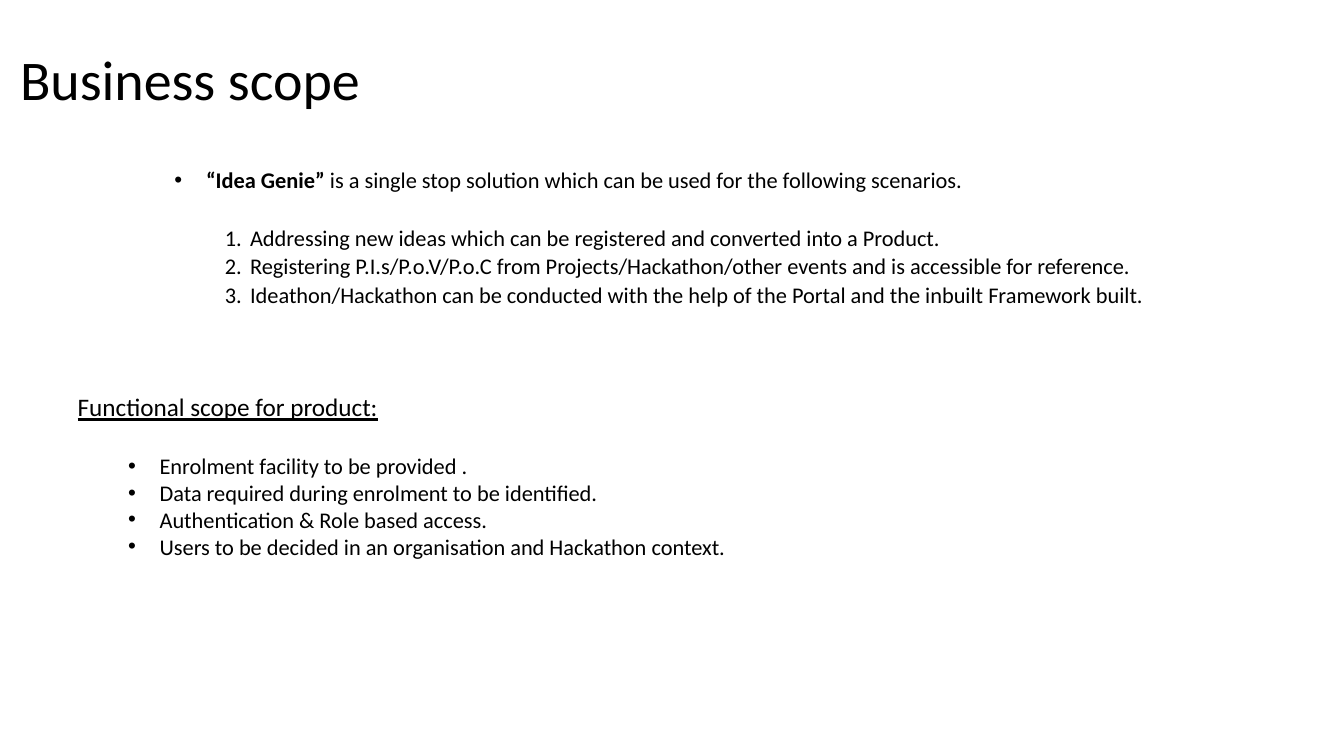
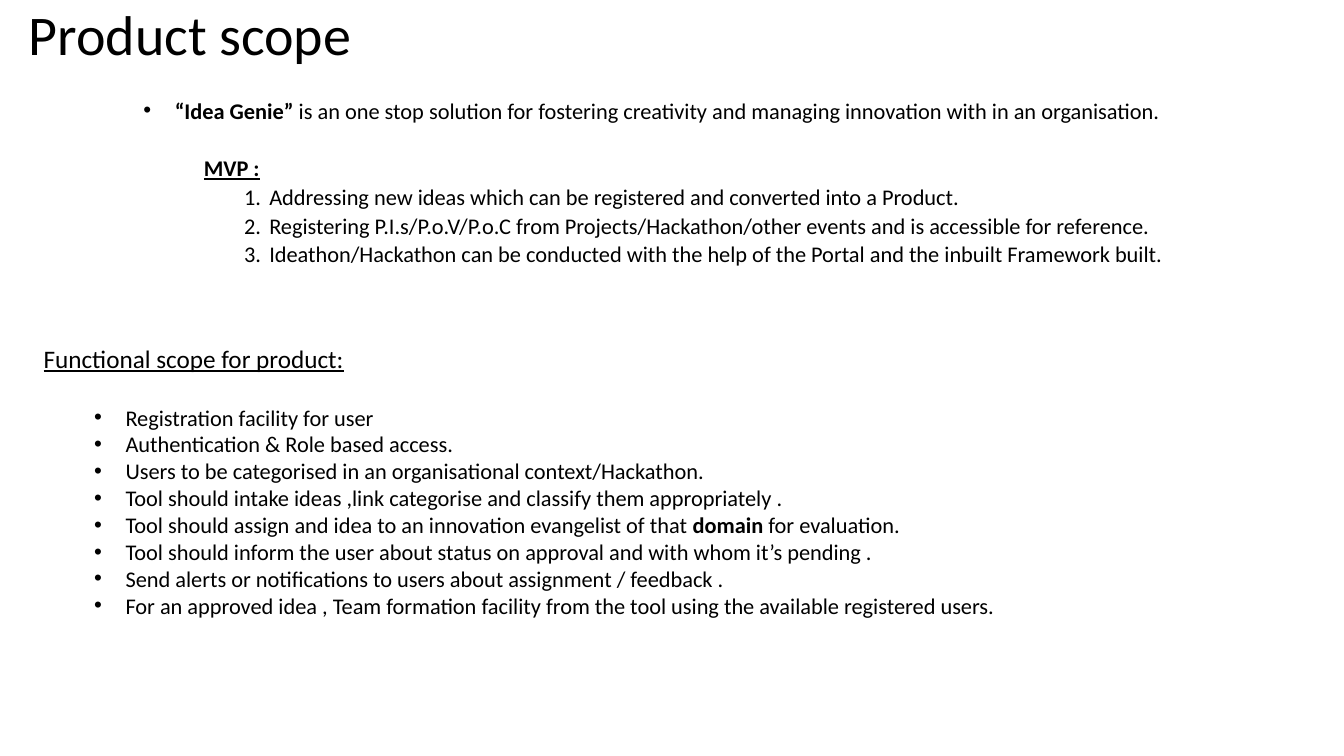
Before and after one commit to Sreenadh1543/ogo-data-holder, a slide deck: slide 1 of 2.use-cases/Use-cases.pptx. Drawn at 1344x756 pixels with LibreOffice and Linux fonts; fonts in the diff are those of the drawing. Boxes give left, top, right and bottom in pixels: in the first picture for what was removed or moved away, otherwise in the second. Text is boxed around its words. In the diff, an @@ line names an element or a change of style, - is before the commit and + after.

Commit message:
Functional scope added on use-cases

```diff
--- a/2.use-cases/Use-cases.pptx
+++ b/2.use-cases/Use-cases.pptx
@@ title at (29,16,351,64): text changed @@
-Business scope
+Product scope
@@ text "“Idea Genie” is an one ...": place and size @@
-text "“Idea Genie” is an one ..." at (206,171,1143,307)
+text "“Idea Genie” is an one ..." at (175,102,1162,266)
@@ text at (175,102,1159,180): text changed @@
-  • “Idea Genie” is a single stop solution which can be used for the following scenarios.
+  • “Idea Genie” is an one stop solution for fostering creativity and managing innovation with in an organisation.
+  MVP :
@@ text at (269,189,1162,266): list level 3 to 4 in "Addressing new ideas which can ..."; list level 3 to 4 in "Registering P.I.s/P.o.V/P.o.C from Projects/Hackathon/other  ..."; list level 3 to 4 in "Ideathon/Hackathon can be conducted with ..." @@
@@ text "Functional scope for product:": place and size @@
-text "Functional scope for product:" at (78,398,725,559)
+text "Functional scope for product:" at (44,350,994,618)
@@ text at (126,410,373,430): text changed @@
-  • Enrolment facility to be provided .
-  • Data required during enrolment to be identified.
+  • Registration facility for user
@@ text at (126,463,994,618): text changed @@
-  • Users to be decided in an organisation and Hackathon context.
+  • Users to be categorised in an organisational context/Hackathon.
+  • Tool should intake ideas ,link categorise and classify them appropriately .
+  • Tool should assign and idea to an innovation evangelist of that domain for evaluation.
+  • Tool should inform the user about status on approval and with whom it’s pending .
+  • Send alerts or notifications to users about assignment / feedback .
+  • For an approved idea , Team formation facility from the tool using the available registered users.
```
Also in this commit, not shown: 3 other slides changed.
